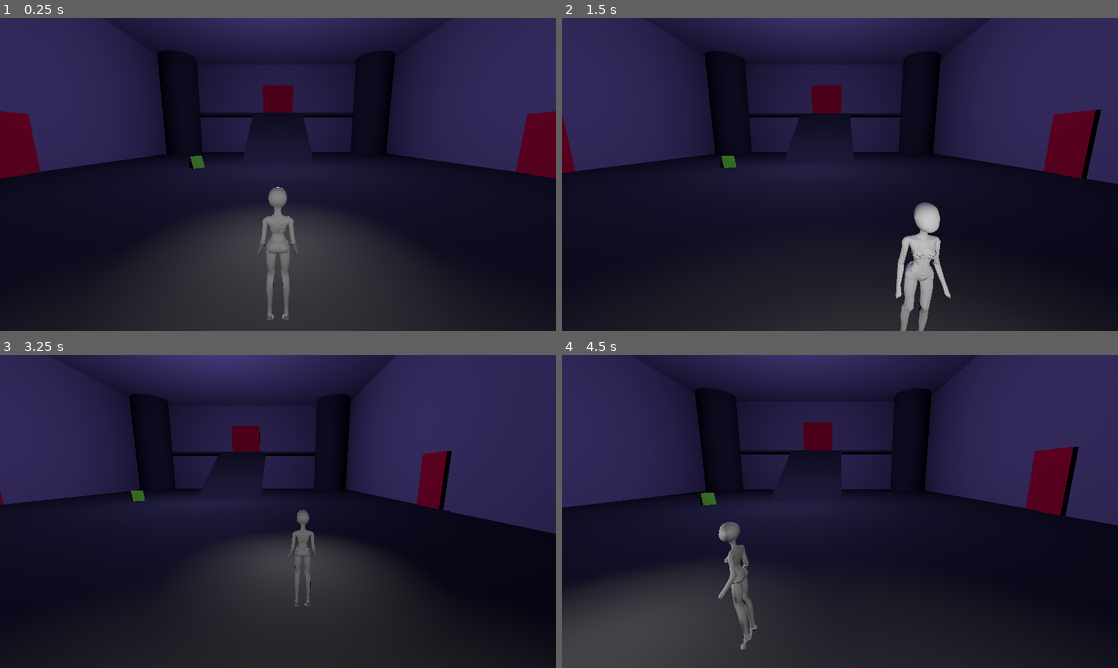
Above: before the commit, frames 1-4 (two rows, left to right).
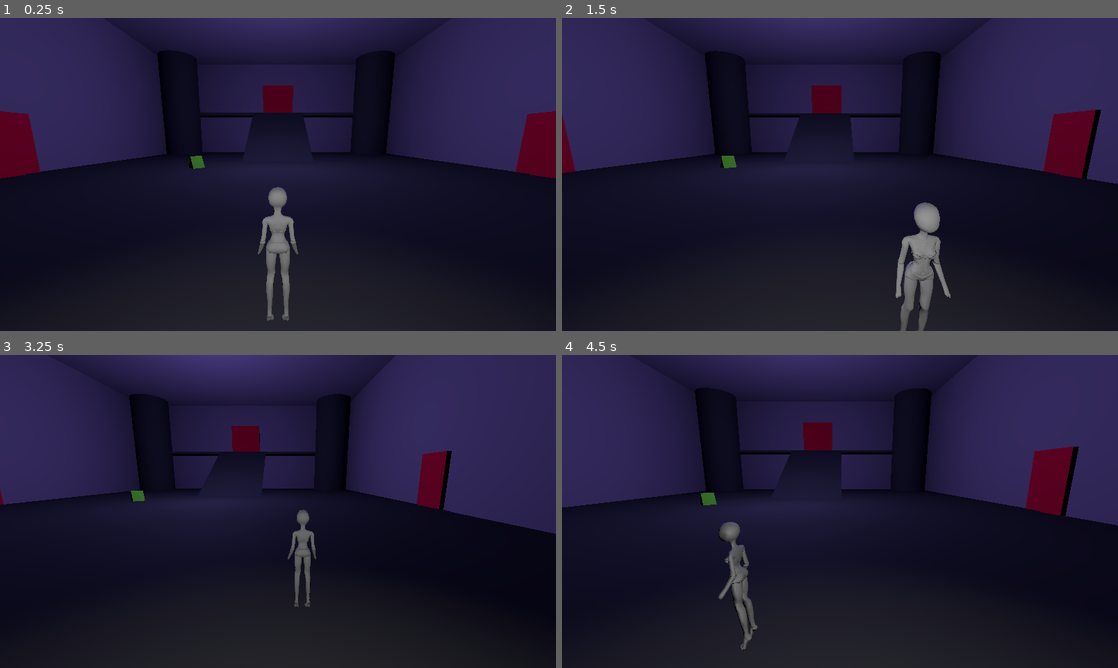
Above: after the commit, the same moments.

Repository: Tyger8540/dress-til-you-drop
Game: Godot game, scene res://scenes/main_hall.tscn
Same seed, same stepped clock (60 frames per second), same inputs: the game is played once before the commit and once after it. This scene is started directly instead of the project's main scene. The engine's default icon, where the game draws it, is replaced by a stand-in: a white triangle on a blue panel in a dark square.
Inputs (mouse positions are in pixels of both pictures, inside the frame that each line leads up to):
- Up to frame 1 (0.25 s): no input
- Up to frame 2 (1.5 s): tap Enter (ui_accept) at 0.5, 0.77 s; move the mouse to (962, 158) at 0.52 s; hold D (move_right) 0.53-1.28 s; hold E (interact) 0.53-1.28 s; click (962, 158) at 0.67 s; move the mouse to (728, 190) at 1.27 s; hold S (move_backward) from 1.28 s (still down); tap G (windowed) at 1.35 s
- Up to frame 3 (3.25 s): tap Enter (ui_accept) at 1.52, 3.02 s; move the mouse to (333, 442) at 2.02 s; release S (move_backward) at 2.03 s; hold D (move_right) 2.03-2.78 s; hold E (interact) 2.03-2.78 s; move the mouse to (250, 574) at 2.77 s; hold W (move_forward) from 2.78 s (still down); tap G (windowed) at 2.85 s; click (250, 574) at 2.92 s
- Up to frame 4 (4.5 s): move the mouse to (1006, 558) at 3.52 s; release W (move_forward) at 3.53 s; hold E (interact) 3.53-4.28 s; hold A (move_left) from 3.53 s (still down); tap Enter (ui_accept) at 3.77 s; move the mouse to (673, 464) at 4.27 s; tap G (windowed) at 4.35 s

The runs differ from the first frame. In frame 1, 4.8% of the frame differs, in the area x 34-66%, y 54-96%; in frame 2, 1.9%; in frame 3, 3.9%; in frame 4, 7.7%, in the area x 0-35%, y 53-100%.

Commit message:
Moved Inventory Camera y

Diff:
--- a/dress-til-you-drop/scenes/main_hall.tscn
+++ b/dress-til-you-drop/scenes/main_hall.tscn
@@ -333,7 +333,8 @@
 current_cam = NodePath("../MoveFollowCamera")
 
 [node name="InventoryCamera" type="Camera3D" parent="Player" node_paths=PackedStringArray("inventory_ui", "player")]
-transform = Transform3D(-0.5000001, 0, -0.8660254, 0, 1, 0, 0.8660254, 0, -0.5000001, -2.500001, 0.19999993, 7.450581e-09)
+transform = Transform3D(-0.5000001, 0, -0.8660254, 0, 1, 0, 0.8660254, 0, -0.5000001, -2.500001, 0.099999905, 7.450581e-09)
+visible = false
 script = ExtResource("8_6hdfs")
 inventory_ui = NodePath("../../InventoryUI")
 player = NodePath("..")
